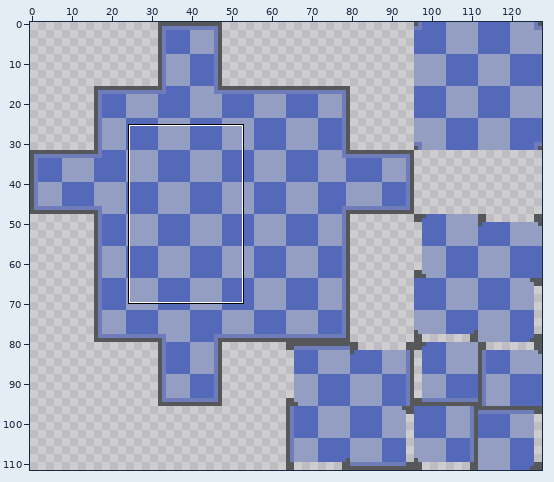
Edited in one commit: sprite sheet (Assets/Sprites/Home/Tilemaps/Bathroom/bluefloortilemap.png). Above: a wide view before the commit, with the close-up outlined.
Close-up. Before the commit:
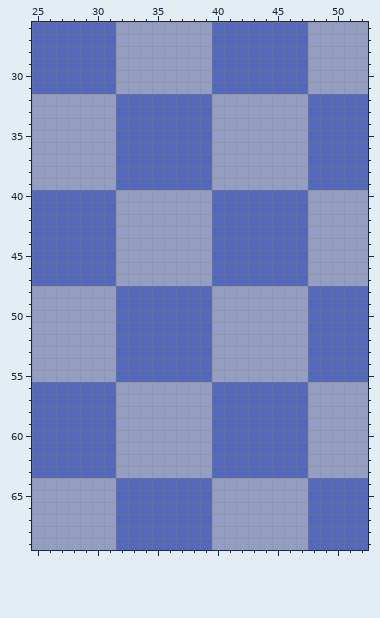
The file is 128x112 pixels. Shown: x 25..52, y 26..69.
After the commit:
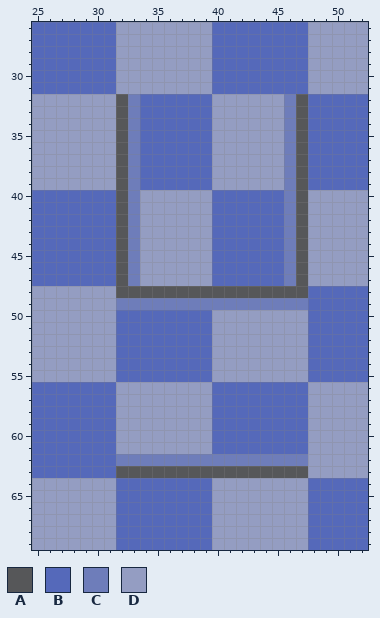
Palette (. is transparent): A #565759  B #5569ba  C #6e7dba  D #949dc2
Change:
@@ x 25..52 @@
 31 BBBBBBBDDDDDDDDBBBBBBBBDDDDD
-32 DDDDDDDBBBBBBBBDDDDDDDDBBBBB
-33 DDDDDDDBBBBBBBBDDDDDDDDBBBBB
-34 DDDDDDDBBBBBBBBDDDDDDDDBBBBB
-35 DDDDDDDBBBBBBBBDDDDDDDDBBBBB
-36 DDDDDDDBBBBBBBBDDDDDDDDBBBBB
-37 DDDDDDDBBBBBBBBDDDDDDDDBBBBB
-38 DDDDDDDBBBBBBBBDDDDDDDDBBBBB
-39 DDDDDDDBBBBBBBBDDDDDDDDBBBBB
-40 BBBBBBBDDDDDDDDBBBBBBBBDDDDD
-41 BBBBBBBDDDDDDDDBBBBBBBBDDDDD
-42 BBBBBBBDDDDDDDDBBBBBBBBDDDDD
-43 BBBBBBBDDDDDDDDBBBBBBBBDDDDD
-44 BBBBBBBDDDDDDDDBBBBBBBBDDDDD
-45 BBBBBBBDDDDDDDDBBBBBBBBDDDDD
-46 BBBBBBBDDDDDDDDBBBBBBBBDDDDD
-47 BBBBBBBDDDDDDDDBBBBBBBBDDDDD
-48 DDDDDDDBBBBBBBBDDDDDDDDBBBBB
-49 DDDDDDDBBBBBBBBDDDDDDDDBBBBB
+32 DDDDDDDACBBBBBBDDDDDDCABBBBB
+33 DDDDDDDACBBBBBBDDDDDDCABBBBB
+34 DDDDDDDACBBBBBBDDDDDDCABBBBB
+35 DDDDDDDACBBBBBBDDDDDDCABBBBB
+36 DDDDDDDACBBBBBBDDDDDDCABBBBB
+37 DDDDDDDACBBBBBBDDDDDDCABBBBB
+38 DDDDDDDACBBBBBBDDDDDDCABBBBB
+39 DDDDDDDACBBBBBBDDDDDDCABBBBB
+40 BBBBBBBACDDDDDDBBBBBBCADDDDD
+41 BBBBBBBACDDDDDDBBBBBBCADDDDD
+42 BBBBBBBACDDDDDDBBBBBBCADDDDD
+43 BBBBBBBACDDDDDDBBBBBBCADDDDD
+44 BBBBBBBACDDDDDDBBBBBBCADDDDD
+45 BBBBBBBACDDDDDDBBBBBBCADDDDD
+46 BBBBBBBACDDDDDDBBBBBBCADDDDD
+47 BBBBBBBACDDDDDDBBBBBBCADDDDD
+48 DDDDDDDAAAAAAAAAAAAAAAABBBBB
+49 DDDDDDDCCCCCCCCCCCCCCCCBBBBB
 50 DDDDDDDBBBBBBBBDDDDDDDDBBBBB
@@ x 25..52 @@
 61 BBBBBBBDDDDDDDDBBBBBBBBDDDDD
-62 BBBBBBBDDDDDDDDBBBBBBBBDDDDD
-63 BBBBBBBDDDDDDDDBBBBBBBBDDDDD
+62 BBBBBBBCCCCCCCCCCCCCCCCDDDDD
+63 BBBBBBBAAAAAAAAAAAAAAAADDDDD
 64 DDDDDDDBBBBBBBBDDDDDDDDBBBBB
